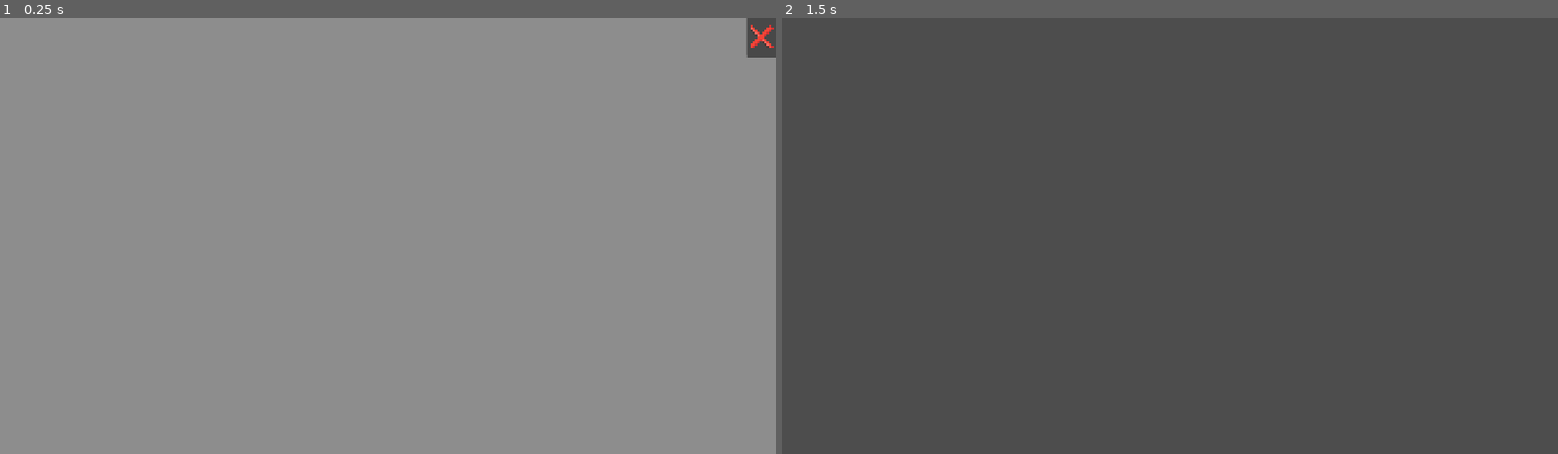
Above: before the commit, frames 1-2 (left to right).
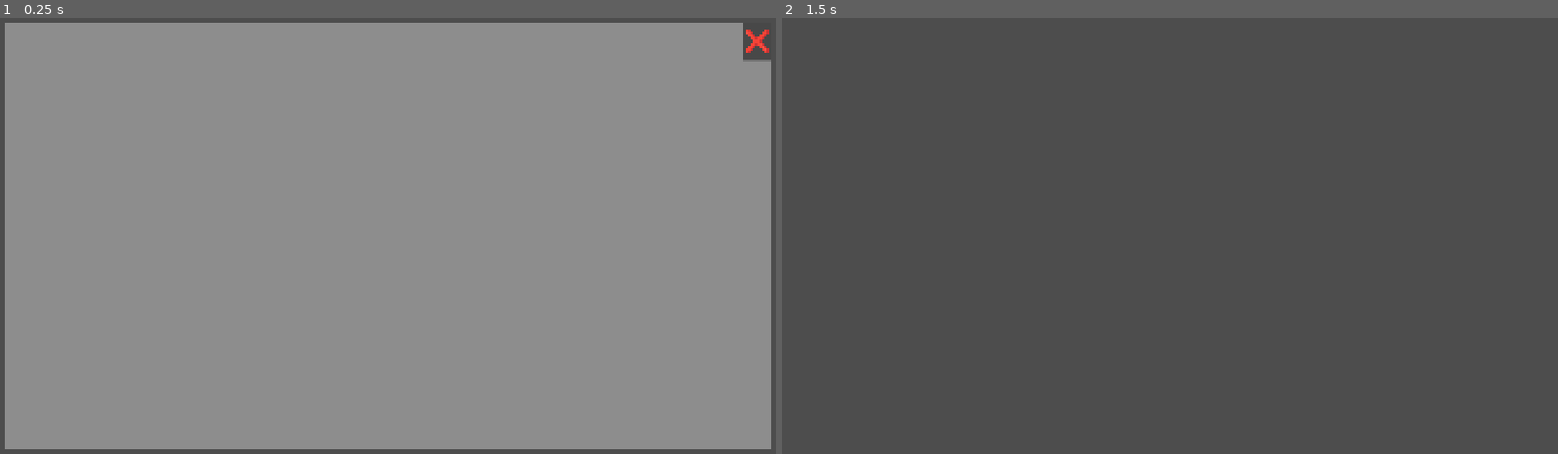
Above: after the commit, the same moments.

Repository: Sunday-Studio-Team/cafe
Game: Godot game, scene res://ui/pc/pc_app.tscn
Same seed, same stepped clock (60 frames per second), same inputs: the game is played once before the commit and once after it. This scene is started directly instead of the project's main scene.
Inputs (mouse positions are in pixels of both pictures, inside the frame that each line leads up to):
- Up to frame 1 (0.25 s): no input
- Up to frame 2 (1.5 s): click "❌" at 0.5 s; tap Enter at 1.25 s; move the mouse to (1340, 214) at 1.27 s; hold D (move_right) from 1.28 s (still down); hold E (interact) from 1.28 s (still down)

The runs differ from the first frame. In frame 1, 3.5% of the frame differs, in the area x 0-100%, y 0-100%; in frame 2, nothing differs.

Commit message:
more pc + shop details

Diff:
--- a/godot/desk.tscn
+++ b/godot/desk.tscn
@@ -60,6 +60,7 @@
 shape = SubResource("BoxShape3D_t5y75")
 
 [node name="StaticBody3D" type="StaticBody3D" parent="." unique_id=1519674799]
+process_mode = 3
 
 [node name="CollisionShape3D2" type="CollisionShape3D" parent="StaticBody3D" unique_id=487393276]
 transform = Transform3D(1, 0, 0, 0, 1, 0, 0, 0, 1, 0, 0.43864143, 0.8150705)
--- a/godot/items/barista_book.tres
+++ b/godot/items/barista_book.tres
@@ -5,7 +5,7 @@
 
 [resource]
 script = ExtResource("2_2f08s")
-name = "barista book"
+name = "barista guide"
 description = "make drinks faster"
 icon = ExtResource("1_c8eu7")
 metadata/_custom_type_script = "uid://w8k3e1miec1a"
--- a/godot/items/shoes.tres
+++ b/godot/items/shoes.tres
@@ -5,7 +5,7 @@
 
 [resource]
 script = ExtResource("1_h0qgh")
-name = "shoes"
+name = "nice shoes"
 description = "move faster"
 icon = ExtResource("1_ajqi7")
 stat_bonuses = {
--- a/godot/main.gd
+++ b/godot/main.gd
@@ -131,6 +131,7 @@
 func _on_shift_started():
 	game_timer.start()
 	customer_spawn_timer.start()
+	desk.enabled = false
 
 
 func _on_desk_interacted() -> void:
--- a/godot/ui/pc/pc.tscn
+++ b/godot/ui/pc/pc.tscn
@@ -18,7 +18,7 @@
 shop_button = NodePath("MarginContainer/Apps/Shop")
 email_app = NodePath("MarginContainer/EmailApp")
 shop_app = NodePath("MarginContainer/ShopApp")
-exit_button = NodePath("MarginContainer/Exit")
+exit_button = NodePath("Exit")
 
 [node name="MarginContainer" type="MarginContainer" parent="." unique_id=1233319173]
 layout_mode = 1
@@ -72,8 +72,14 @@
 visible = false
 layout_mode = 2
 
-[node name="Exit" type="Button" parent="MarginContainer" unique_id=114216245]
-layout_mode = 2
+[node name="Exit" type="Button" parent="." unique_id=114216245]
+layout_mode = 1
+anchors_preset = 2
+anchor_top = 1.0
+anchor_bottom = 1.0
+offset_top = -96.0
+offset_right = 123.0
+grow_vertical = 0
 size_flags_horizontal = 0
 size_flags_vertical = 8
 theme_override_font_sizes/font_size = 64
--- a/godot/ui/pc/pc_app.tscn
+++ b/godot/ui/pc/pc_app.tscn
@@ -21,6 +21,10 @@
 grow_horizontal = 2
 grow_vertical = 2
 theme = SubResource("Theme_616af")
+theme_override_constants/margin_left = 10
+theme_override_constants/margin_top = 10
+theme_override_constants/margin_right = 10
+theme_override_constants/margin_bottom = 10
 
 [node name="Background" type="ColorRect" parent="MarginContainer" unique_id=533031003]
 layout_mode = 2
--- a/godot/ui/pc/shop_app.tscn
+++ b/godot/ui/pc/shop_app.tscn
@@ -10,8 +10,15 @@
 item_button_scene = ExtResource("3_mamje")
 bank_balance = NodePath("MarginContainer/Bank")
 
-[node name="Items" type="HBoxContainer" parent="MarginContainer/VBoxContainer" parent_id_path=PackedInt32Array(1960292155) index="1" unique_id=982291301]
+[node name="Deals" type="Label" parent="MarginContainer/VBoxContainer" parent_id_path=PackedInt32Array(1960292155) index="1" unique_id=1585422207]
 layout_mode = 2
+text = "today's deals:"
+horizontal_alignment = 1
+
+[node name="Items" type="HBoxContainer" parent="MarginContainer/VBoxContainer" parent_id_path=PackedInt32Array(1960292155) index="2" unique_id=982291301]
+layout_mode = 2
+theme_override_constants/separation = 25
+alignment = 1
 
 [node name="Bank" type="Label" parent="MarginContainer" parent_id_path=PackedInt32Array(1131925057) index="2" unique_id=643122758]
 layout_mode = 2
@@ -19,3 +26,13 @@
 size_flags_vertical = 8
 theme_override_font_sizes/font_size = 64
 text = "money in bank: $10"
+
+[node name="Label" type="Label" parent="." index="1" unique_id=456439768]
+layout_mode = 0
+offset_left = 506.0
+offset_top = 305.0
+offset_right = 1781.0
+offset_bottom = 508.0
+rotation = -0.15233734
+theme_override_font_sizes/font_size = 32
+text = "(these are buttons they just dont have an effect when you hover/click them yet lol)"
